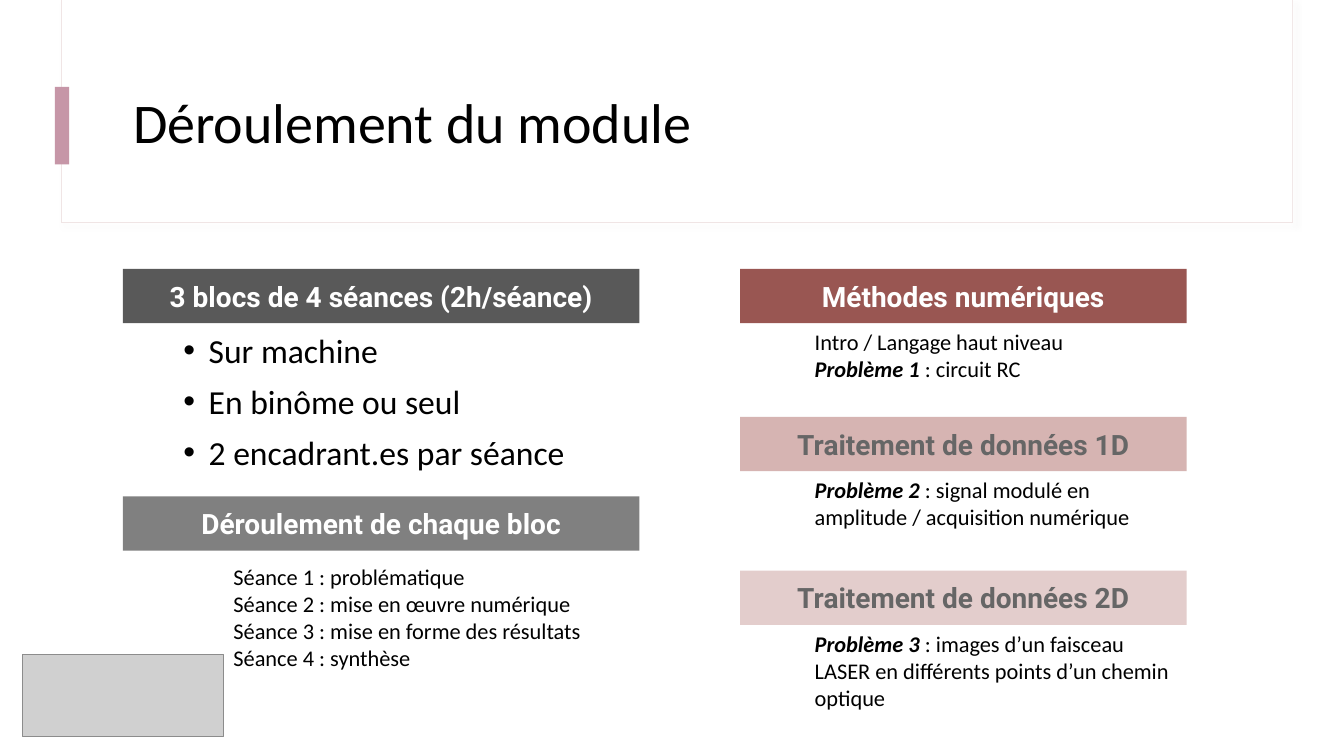
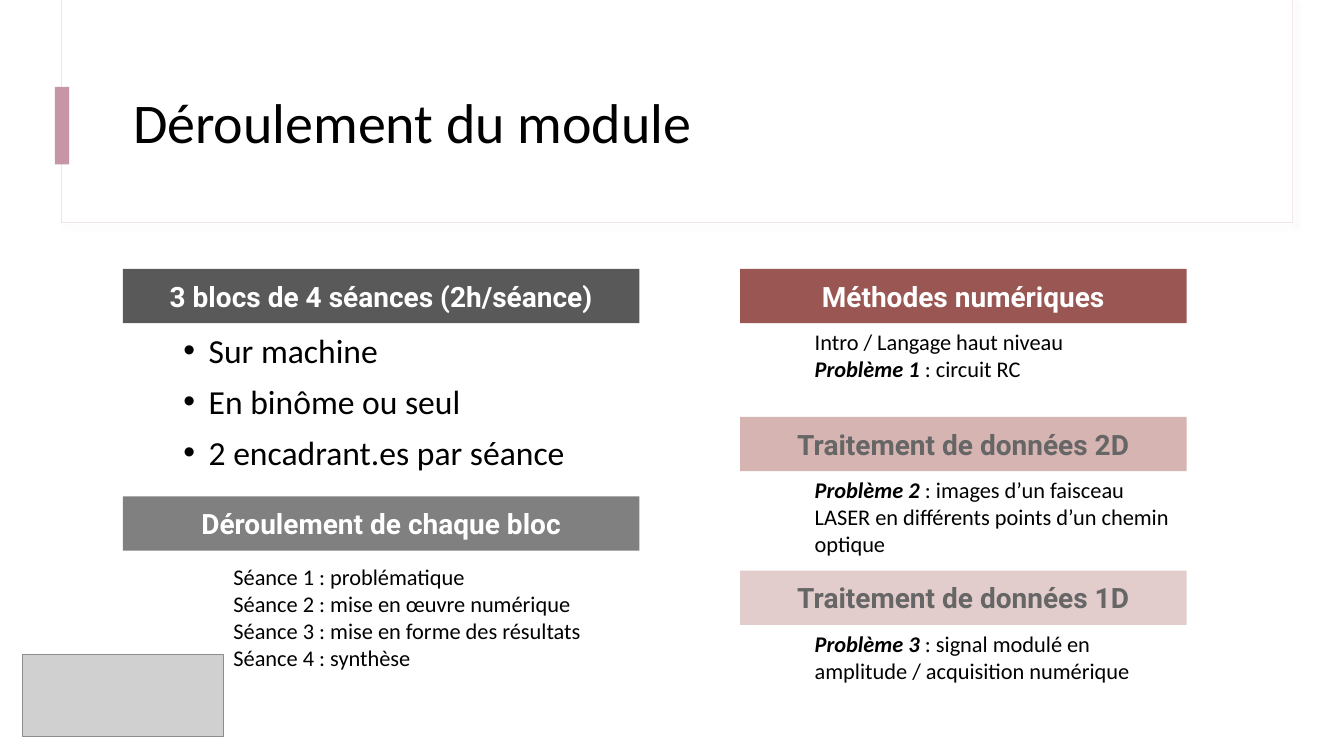
Before and after one commit to IOGS-Digital-Methods/semester-5, a slide deck: slide 11 of outils_numeriques/b0_intro/B0_0_Outils_Methodes.pptx. Drawn at 1344x756 pixels with LibreOffice and Linux fonts; fonts in the diff are those of the drawing; grey boxes stand for pictures. Boxes give left, top, right and bottom in pixels: in the first picture for what was removed or moved away, otherwise in the second. Text is boxed around its words. In the diff, an @@ line names an element or a change of style, - is before the commit and + after.

```diff
--- a/outils_numeriques/b0_intro/B0_0_Outils_Methodes.pptx
+++ b/outils_numeriques/b0_intro/B0_0_Outils_Methodes.pptx
@@ text in rectangle at bbox=[797, 434, 1129, 455]: text changed @@
-Traitement de données 1D
+Traitement de données 2D
@@ text at bbox=[815, 482, 1169, 556]: text changed @@
-Problème 2 : signal modulé en amplitude / acquisition numérique
+Problème 2 : images d’un faisceau LASER en différents points d’un chemin optique
@@ text in rectangle at bbox=[797, 587, 1129, 608]: text changed @@
-Traitement de données 2D
+Traitement de données 1D
@@ text at bbox=[815, 636, 1129, 683]: text changed @@
-Problème 3 : images d’un faisceau LASER en différents points d’un chemin optique
+Problème 3 : signal modulé en amplitude / acquisition numérique
```
Also in this commit, not shown: 13 other files.
